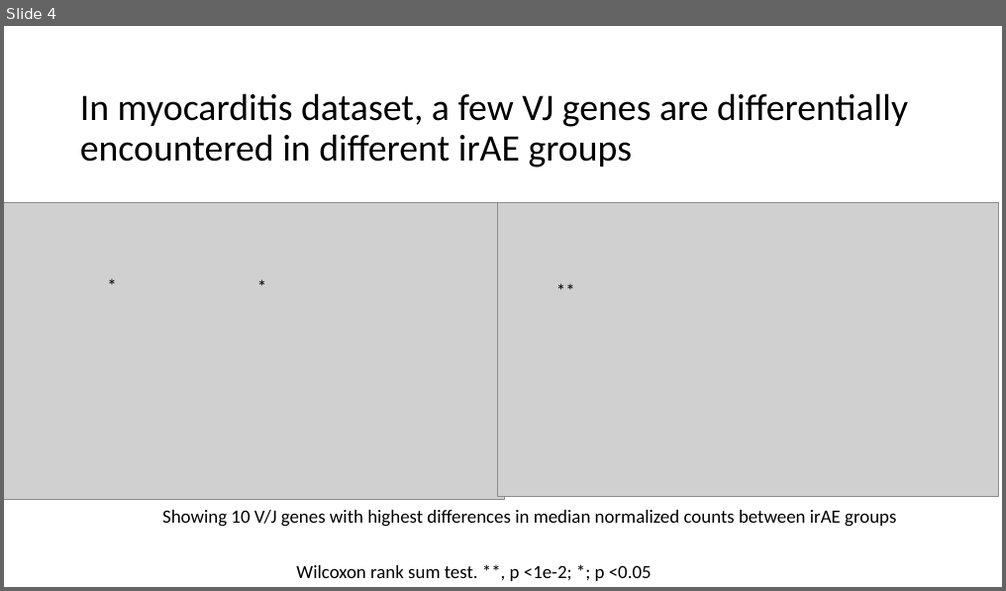
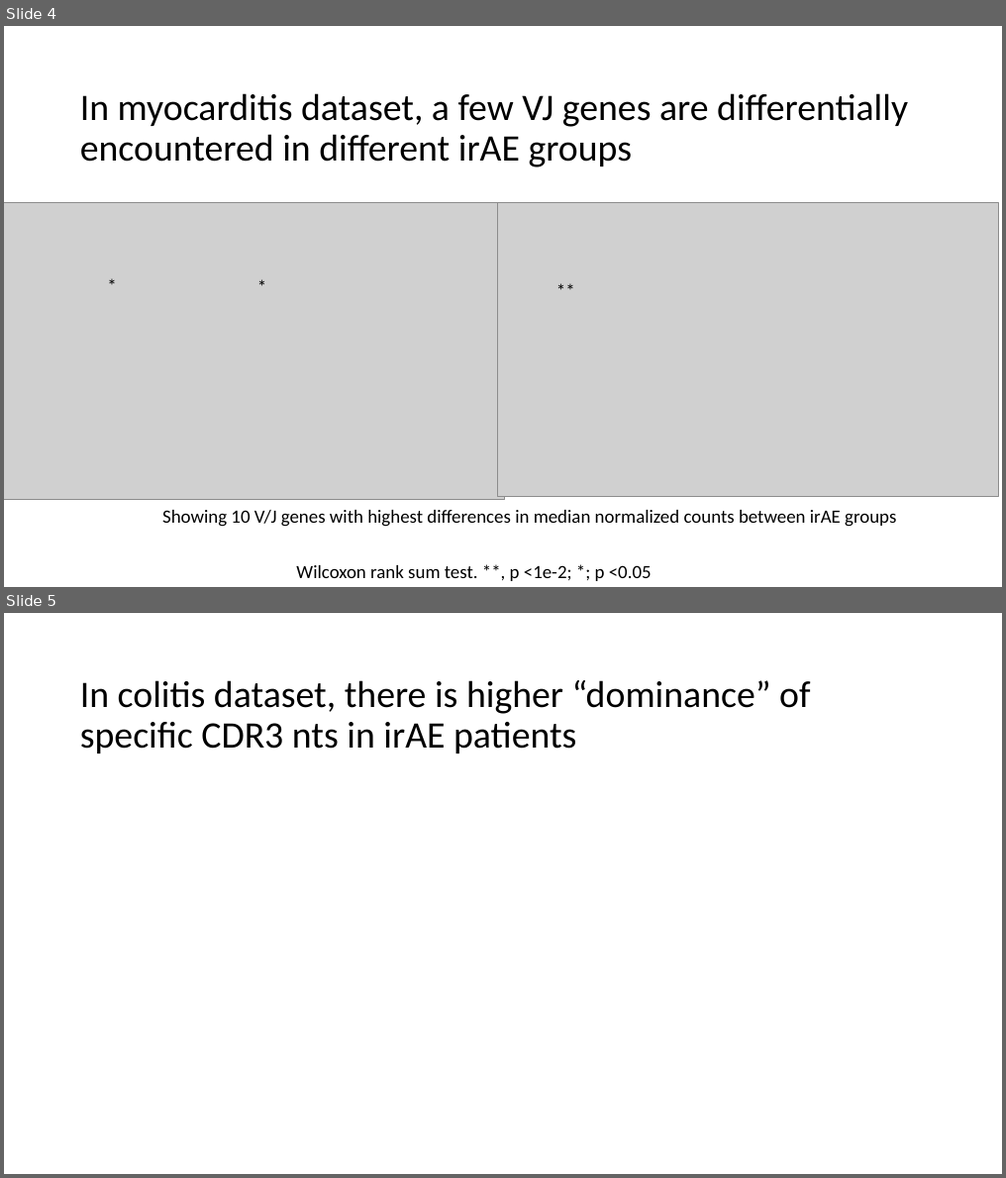
Before and after one commit to tybottorff/bottorffdocs, a slide deck: linsley_postdoc/presentations/weekly_meetings/1_11_24.pptx. Shown one above the other, each under a label of ours: slide 4 before the commit, slides 4 and 5 after it. The pictures are 1006x591 and 1006x1178 pixels, drawn with LibreOffice and Linux fonts; fonts in the diff are those of the drawing; grey boxes stand for pictures. Boxes give left, top, right and bottom in pixels: in the first picture for what was removed or moved away, otherwise in the second. Text is boxed around its words. In the diff, an @@ line names an element or a change of style, - is before the commit and + after.

```diff
--- a/linsley_postdoc/presentations/weekly_meetings/1_11_24.pptx
+++ b/linsley_postdoc/presentations/weekly_meetings/1_11_24.pptx
@@ slide 5 added at [4, 613, 1002, 1174], background #FFFFFF @@
@@ title added at [80, 680, 810, 754], 36 pt, text #000000 @@
+In colitis dataset, there is higher “dominance” of specific CDR3 nts in irAE patients
```
Also in this commit, not shown: 2 slides changed, 3 other slides added, 14 slides removed, 2 other files.
